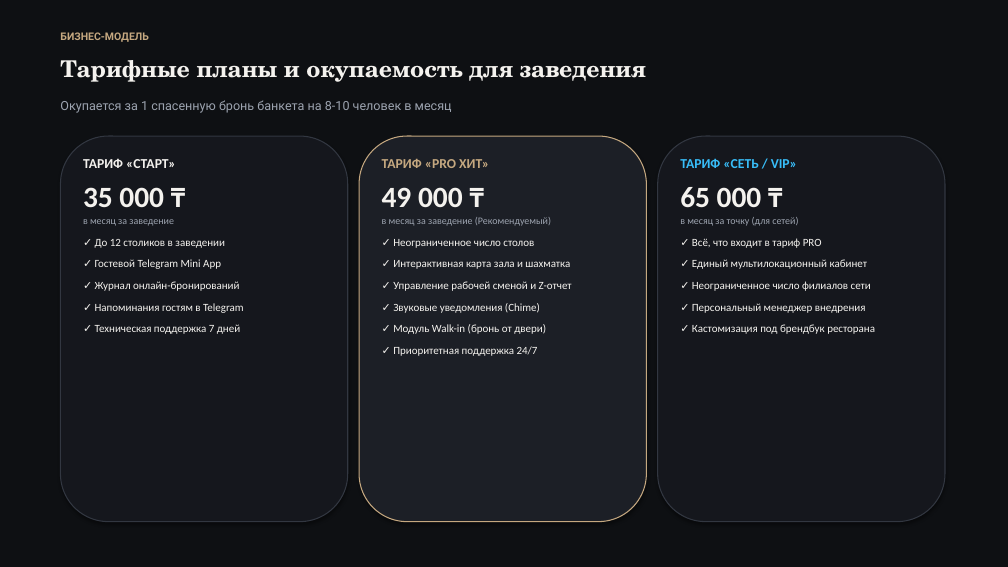
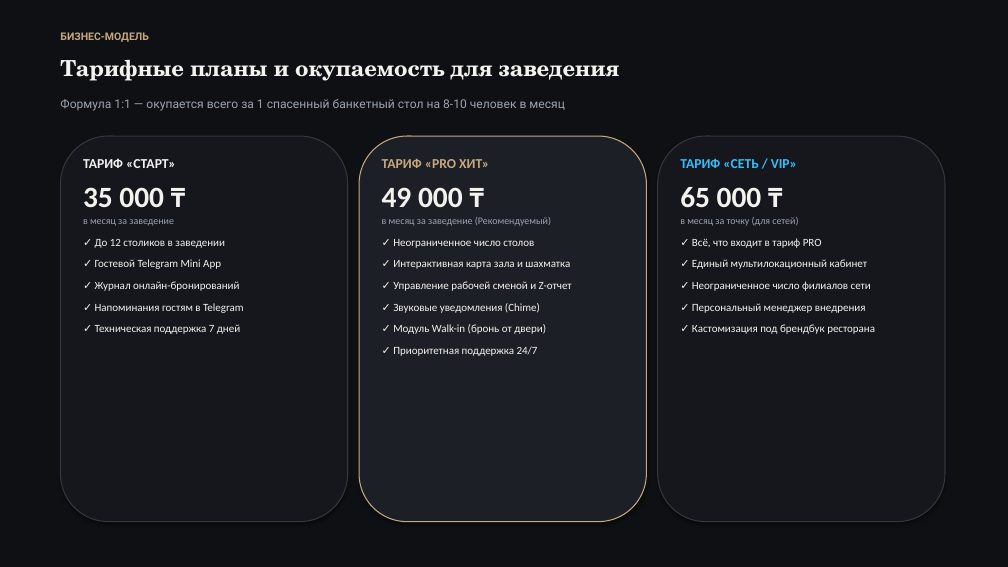
Before and after one commit to Sp1ceMan/restokz-bot, a slide deck: slide 13 of RestoKZ_Presentation.pptx (slide 11 before the commit). Drawn at 1008x567 pixels with LibreOffice and Linux fonts; fonts in the diff are those of the drawing. Boxes give left, top, right and bottom in pixels: in the first picture for what was removed or moved away, otherwise in the second. Text is boxed around its words. In the diff, an @@ line names an element or a change of style, - is before the commit and + after.

```diff
--- a/RestoKZ_Presentation.pptx
+++ b/RestoKZ_Presentation.pptx
@@ text "Тарифные планы и окупаемость для ..." at (60, 59, 619, 81): size 22 to 21 pt @@
@@ text at (60, 99, 565, 111): text changed; size 12 to 11.5 pt @@
-Окупается за 1 спасенную бронь банкета на 8-10 человек в месяц
+Формула 1:1 — окупается всего за 1 спасенный банкетный стол на 8-10 человек в месяц
```
Also in this commit, not shown: 11 other slides changed, 3 slides added, 2 other files.
